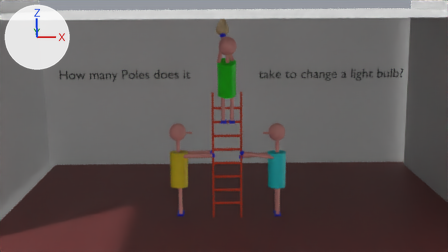
An edit to the Blender file bulb-joke.blend, drawn before and after from the same camera.
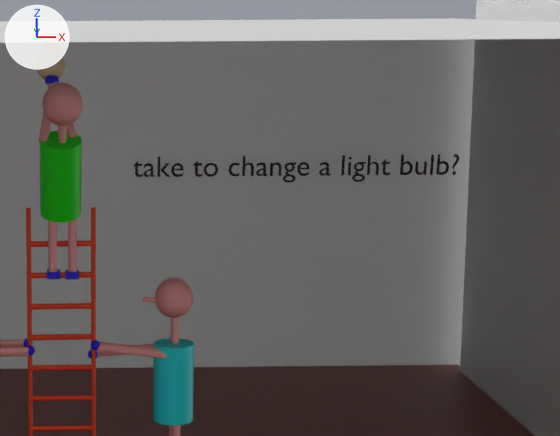
The first picture shows the older version from the file's camera 'Camera'. The close-ups show both versions on the part from 45% to 100% of the width and 0% to 77% of the height of that picture. Arrows for +X, +Y and +Z are at upper left; the lights stay in place.

Objects in the first close-up: 'Back_wall', 'Cylinder.002', 'Cylinder.007', 'Cylinder.008', 'Cylinder.025', 'Floor', 'P_body', 'Right_wall', 'Roof', 'Sphere', 'Sphere.007', 'Text.001'.
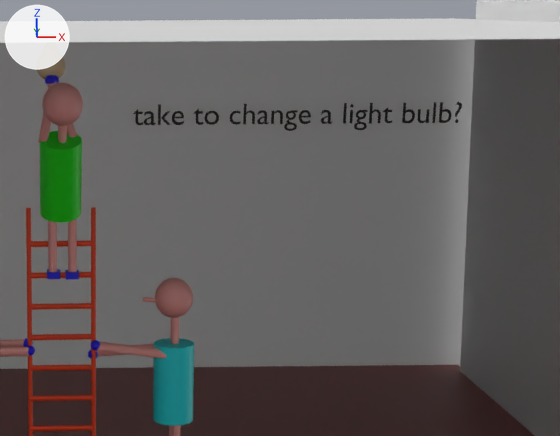
Changed parts and their boxes (x1, y1, x2, y2) in the close-ups (560 x 436 px):
```json
{"object": "Text.001", "change": "moved", "before": [133, 154, 459, 182], "after": [133, 102, 462, 131]}
```

Scene script edits in JSON lines:
```json
{"op": "set", "path": "ob_text.location", "old": "(-25.64, 2.82, 6.0)", "new": "(-25.64, 2.82, 8.21)"}
```
